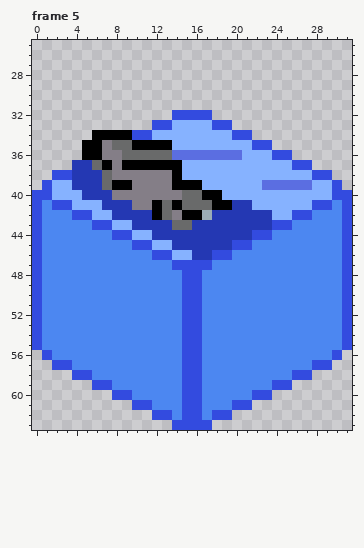
Pixel-art file, stored at images/isometric tiles/ship unit.ase. Above is the file before it was changed.
32x64 pixels, 5 frames. Shown: frame 5: x 0..31, y 25..63. The commit also changed other frames, which this record leaves out.
The same view after the edit:
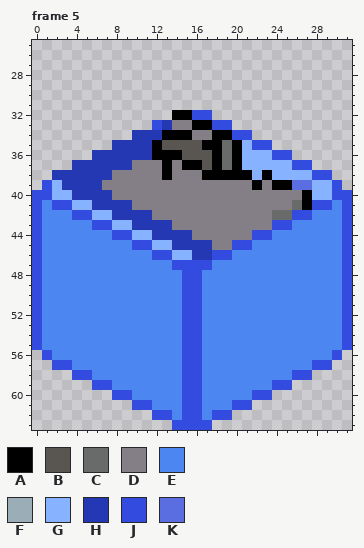
Palette (. is transparent): A #000000  B #595652  C #696a6a  D #847e87  E #4c87f1  F #9badb7  G #86b2ff  H #2438b3  J #334bdf  K #5b6ee1
From old to new:
layer "Cruiser/Cruiser Anim/Cruiser3" now hidden
layer "Carrier/Group 1/Carrier3" added
Changed rows in their new state; - is an unchanged pixel.
Frame 5:
first column x 2:
32 ------------AA------------
33 -----------HDDAA----------
34 ----....HHHAAADDAA--------
35 ---...HHHH-BBBBAACA-------
36 ---.HHHHHHAAABBBACA-------
37 ----HHHHDDD-DAABACA-------
38 HH---H-----ADDDAAAAA-A----
39 -H---DDD----DDDDDDDDADAA--
40 --H----------DDDDDDDDDDDDA
41 ----H-----DDDDDDDDDDDDDDCA
42 ----------DD-DDDDDDDDDCC--
43 ------------DDDDDDDDDD----
44 --------------DDDDDD------
45 ----------------DD--------
Changed places in both pictures, as pixel boxes (x1, y1, x2, y2):
changed: (52, 110, 312, 250)
